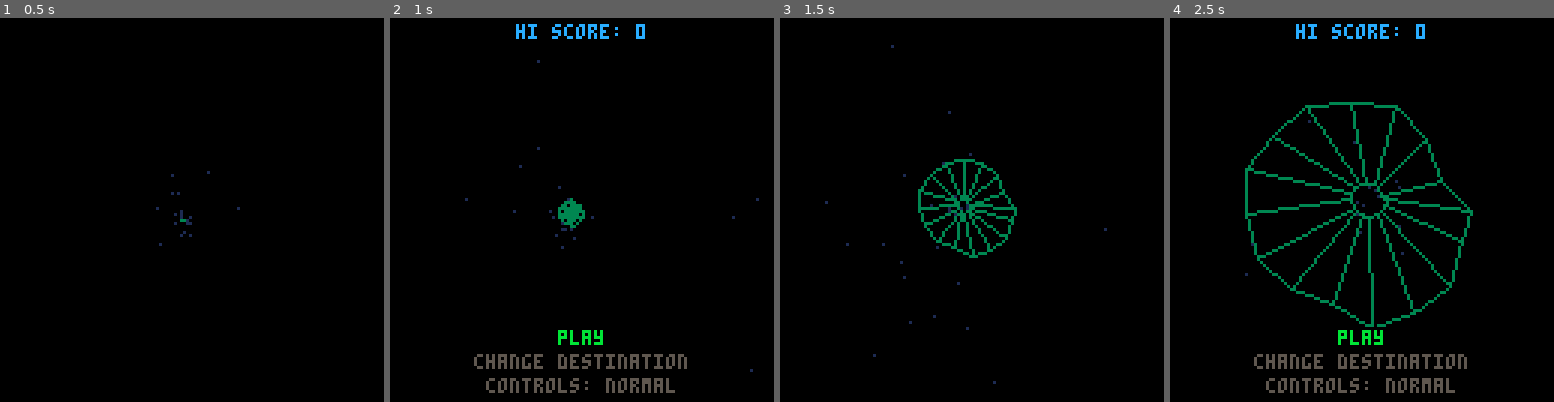
Above: before the commit, frames 1-4 (left to right).
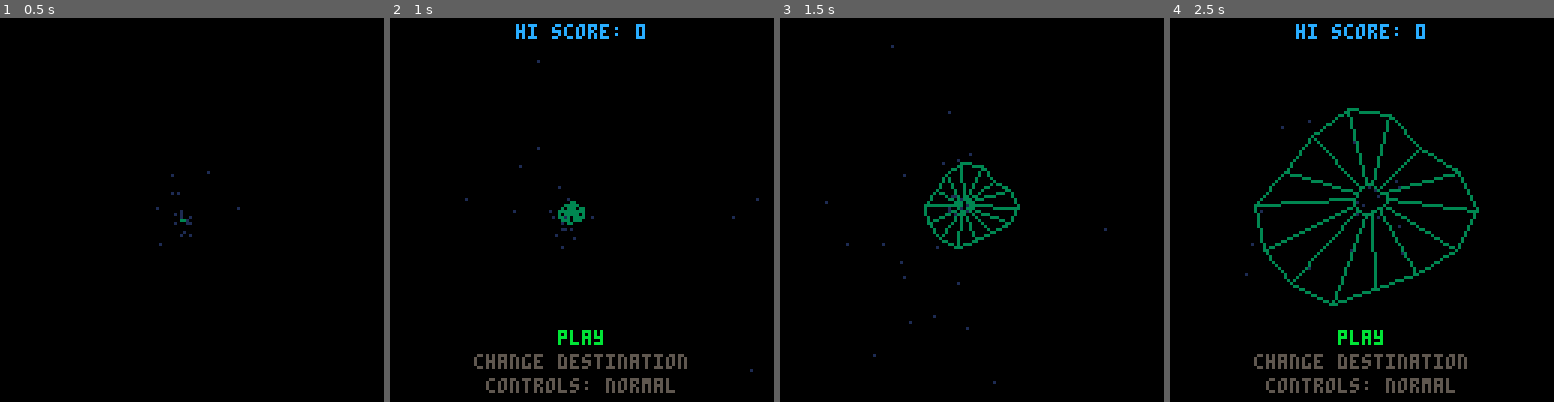
Above: after the commit, the same moments.

Repository: tesselode/web-pilot
Game: PICO-8 cartridge t1k.p8
Two runs of this game, one before a commit and one after it. Both use one fixed random seed, a clock stepped at 60 frames per second and the inputs below.
Inputs:
- Up to frame 1 (0.5 s): tap X (X key) at 0.33 s
- Up to frame 2 (1 s): tap O (Z key) at 0.7 s
- Up to frame 3 (1.5 s): tap X (X key) at 1.07 s
- Up to frame 4 (2.5 s): hold Right 1.6-2.1 s; tap O (Z key) at 1.7, 2.1 s; tap X (X key) at 1.85 s; hold Up 2.15-2.42 s; hold Right from 2.47 s (still down)

Frame 1 is identical in both runs. In frame 2, 0.1% of the frame differs, in the area x 43-51%, y 46-55%; in frame 3, 1.9%; in frame 4, 6.2%, in the area x 19-81%, y 21-81%.

Commit message:
keep players from getting stupid webs

Diff:
--- a/t1k.p8
+++ b/t1k.p8
@@ -403,9 +403,14 @@
 		y += dy
 		local new_angle = atan2(x, y)
 		if angle > new_angle then break end
-		local distance_from_start = sqrt((x - start_x) * (x - start_x) + (y - start_y) * (y - start_y))
-		if angle > .5 and distance_from_start < lane_size * 2/3 then break end
 		angle = new_angle
+	end
+	-- regenerate if the last lane is too wide or narrow
+	local a = self.points[1]
+	local b = self.points[#self.points]
+	local dist = sqrt((a.x - b.x) * (a.x - b.x) + (a.y - b.y) * (a.y - b.y))
+	if dist > lane_size or dist < lane_size * .9 then
+		self:generate()
 	end
 end
 
